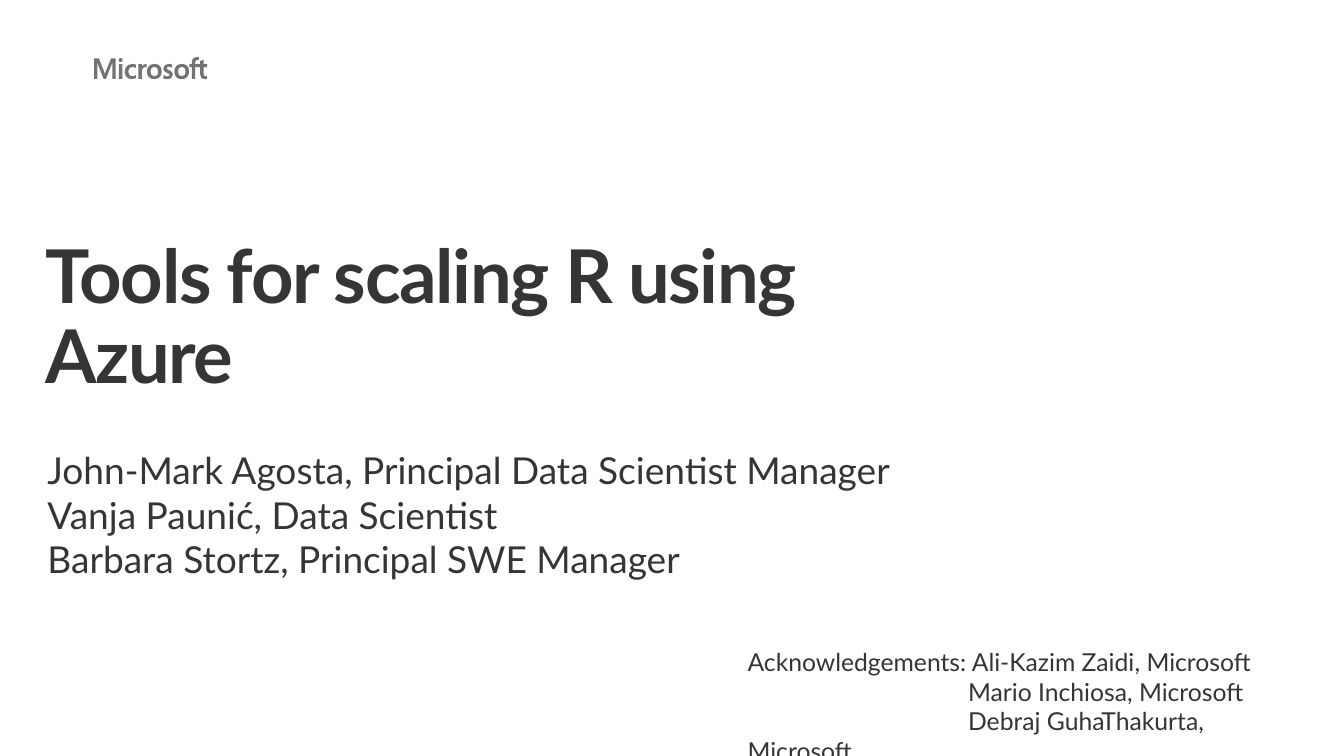
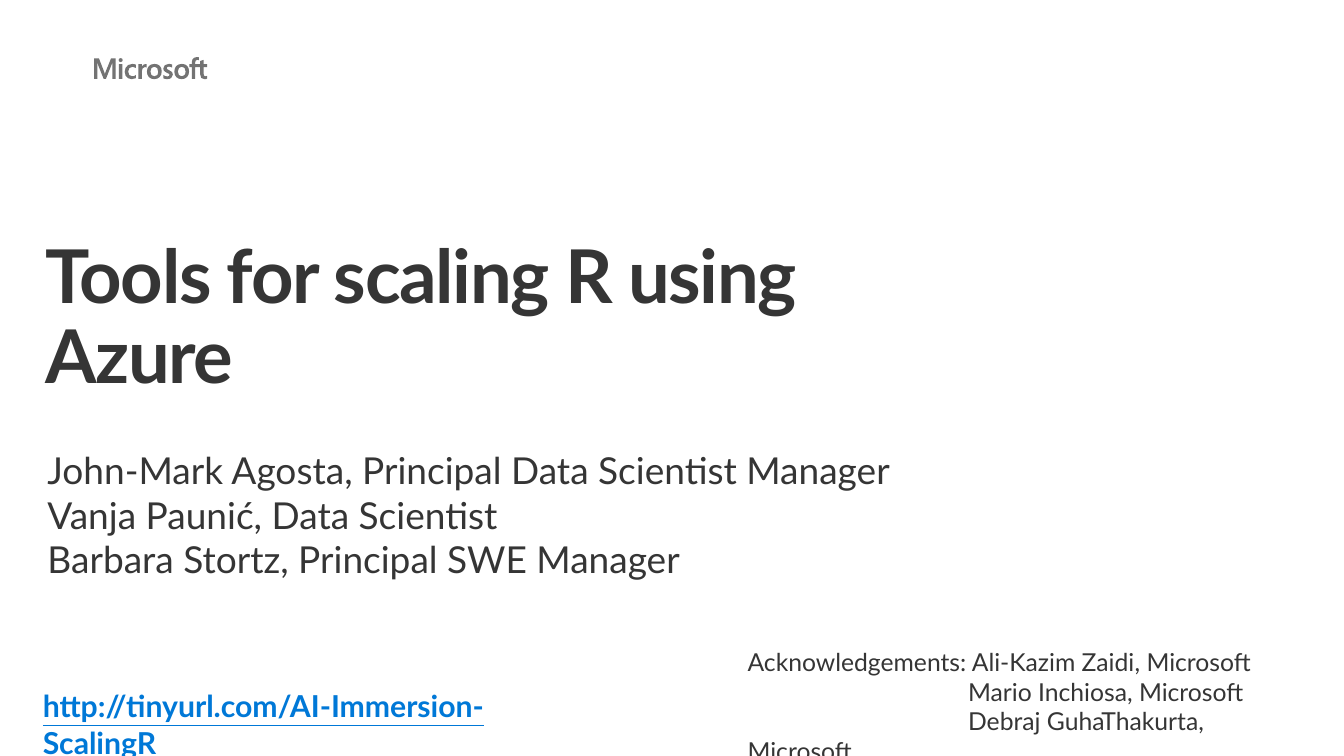
Before and after one commit to microsoft/AI-Immersion-Workshop, a slide deck: slide 2 of Applied Machine Learning for Developers/R server Tools for scaling R using Azure/docs/ToolsForScalingRUsingAzure.pptx. Drawn at 1344x756 pixels with LibreOffice and Linux fonts; fonts in the diff are those of the drawing; background and template pictures are left out. Boxes give left, top, right and bottom in pixels: in the first picture for what was removed or moved away, otherwise in the second. Text is boxed around its words. In the diff, an @@ line names an element or a change of style, - is before the commit and + after.

```diff
--- a/Applied Machine Learning for Developers/R server Tools for scaling R using Azure/docs/ToolsForScalingRUsingAzure.pptx
+++ b/Applied Machine Learning for Developers/R server Tools for scaling R using Azure/docs/ToolsForScalingRUsingAzure.pptx
@@ text added at <box>43,694,484,756</box>, 22 pt, text #0078D7, bold, underline @@
+http://tinyurl.com/AI-Immersion-ScalingR
```
Also in this commit, not shown: 2 other slides changed.
